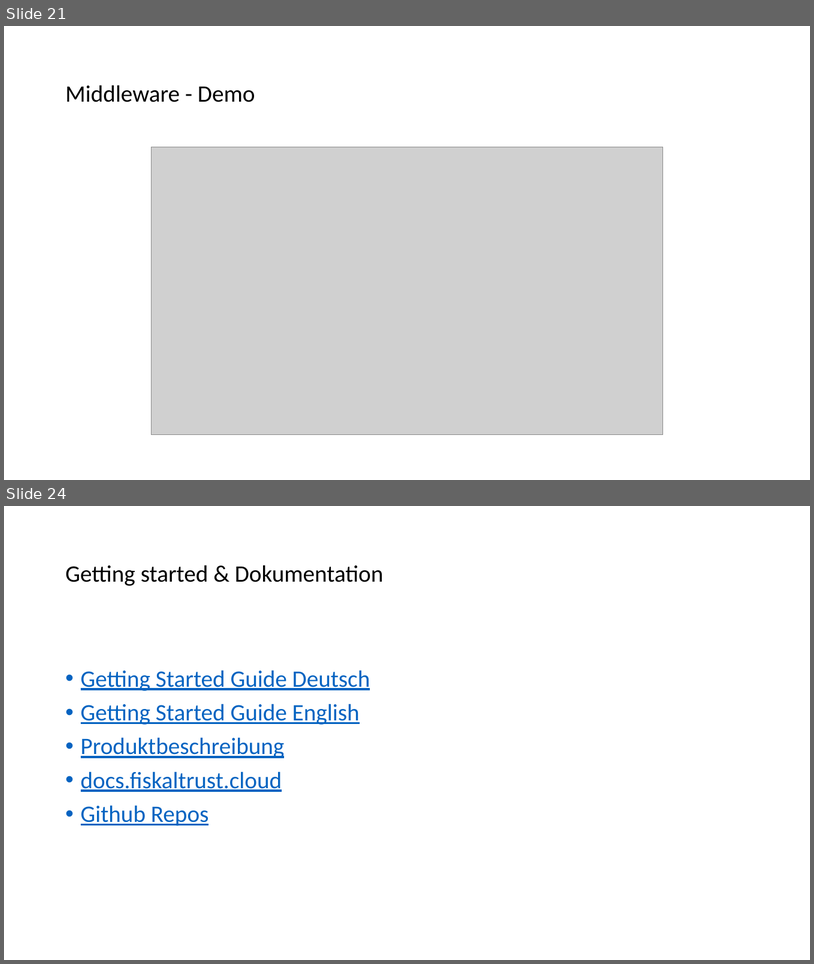
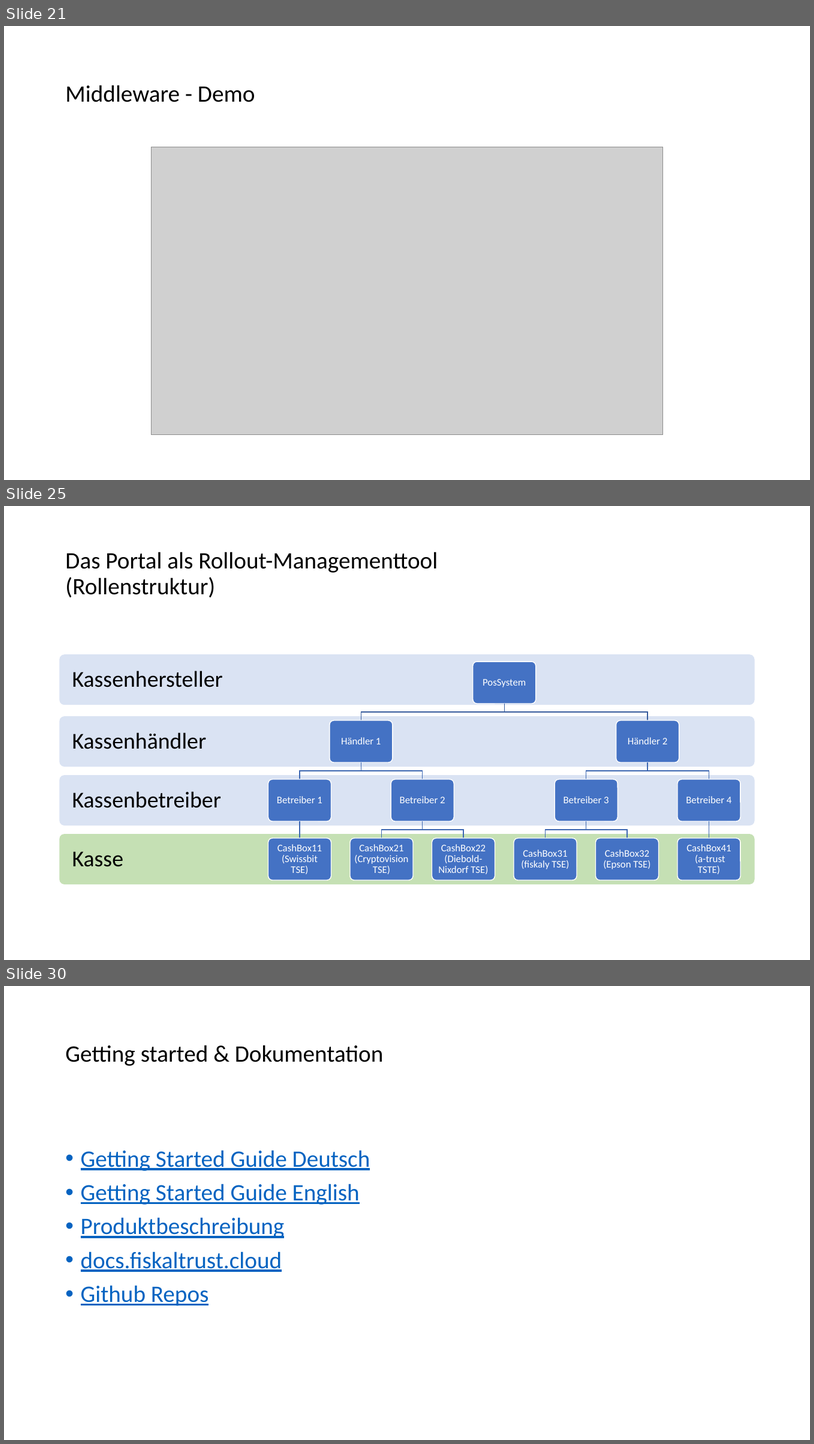
Before and after one commit to fiskaltrust/productdescription-de-doc, a slide deck: for-poscreators/presentation/onboarding_de.pptx. Shown one above the other, each under a label of ours: slides 21 and 24 before the commit, slides 21, 25 and 30 after it; the slides between them are not shown. The pictures are 814x964 and 814x1444 pixels, drawn with LibreOffice and Linux fonts; fonts in the diff are those of the drawing; grey boxes stand for pictures. Boxes give left, top, right and bottom in pixels: in the first picture for what was removed or moved away, otherwise in the second. Text is boxed around its words. In the diff, an @@ line names an element or a change of style, - is before the commit and + after.

```diff
--- a/for-poscreators/presentation/onboarding_de.pptx
+++ b/for-poscreators/presentation/onboarding_de.pptx
@@ slide 25 added at [4, 506, 810, 960], background #FFFFFF @@
@@ title added at [65, 552, 438, 598], 28 pt, text #000000 @@
+Das Portal als Rollout-Managementtool
+(Rollenstruktur)
@@ group added at [60, 654, 755, 884]: 17 rounded rectangles, 17 texts, 12 freeform shapes @@
+Kasse
+Kassenbetreiber
+Kassenhändler
+Kassenhersteller
+PosSystem
+Händler 1
+Betreiber 1
+CashBox11 (Swissbit TSE)
+Betreiber 2
+CashBox21
+(Cryptovision TSE)
+CashBox22
+(Diebold-Nixdorf TSE)
+Händler 2
+Betreiber 3
+CashBox31
+(fiskaly TSE)
+CashBox32 (Epson TSE)
+Betreiber 4
+CashBox41
+(a-trust TSTE)
@@ what was slide 24 is now slide 30 @@
```
Also in this commit, not shown: 9 slides changed, 6 other slides added, 1 slide removed, 6 other files.
